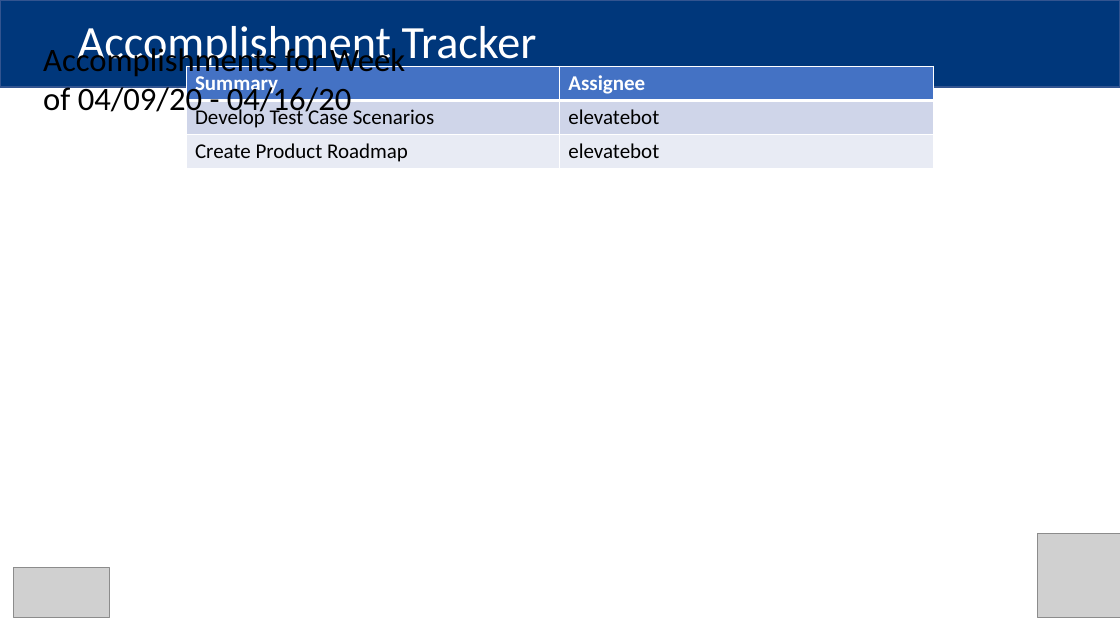
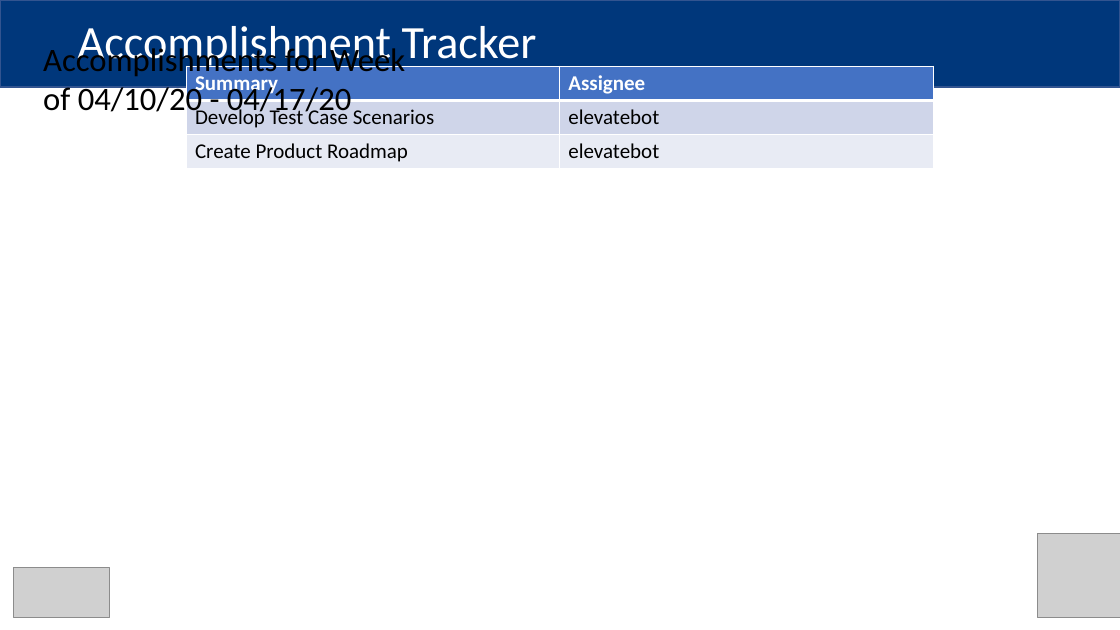
Before and after one commit to MindPetalSoftwareSolutions/VerticalApps_PMO-Bot, a slide deck: slide 2 of Data/Input/Robotic Process Automation PMO.pptx. Drawn at 1120x630 pixels with LibreOffice and Linux fonts; fonts in the diff are those of the drawing; grey boxes stand for pictures. Boxes give left, top, right and bottom in pixels: in the first picture for what was removed or moved away, otherwise in the second. Text is boxed around its words. In the diff, an @@ line names an element or a change of style, - is before the commit and + after.

```diff
--- a/Data/Input/Robotic Process Automation PMO.pptx
+++ b/Data/Input/Robotic Process Automation PMO.pptx
@@ text at <box>43,45,405,119</box>: text changed @@
-Accomplishments for Week of 04/09/20 - 04/16/20
+Accomplishments for Week of 04/10/20 - 04/17/20
```
Also in this commit, not shown: 2 other slides changed, 16 other files.
